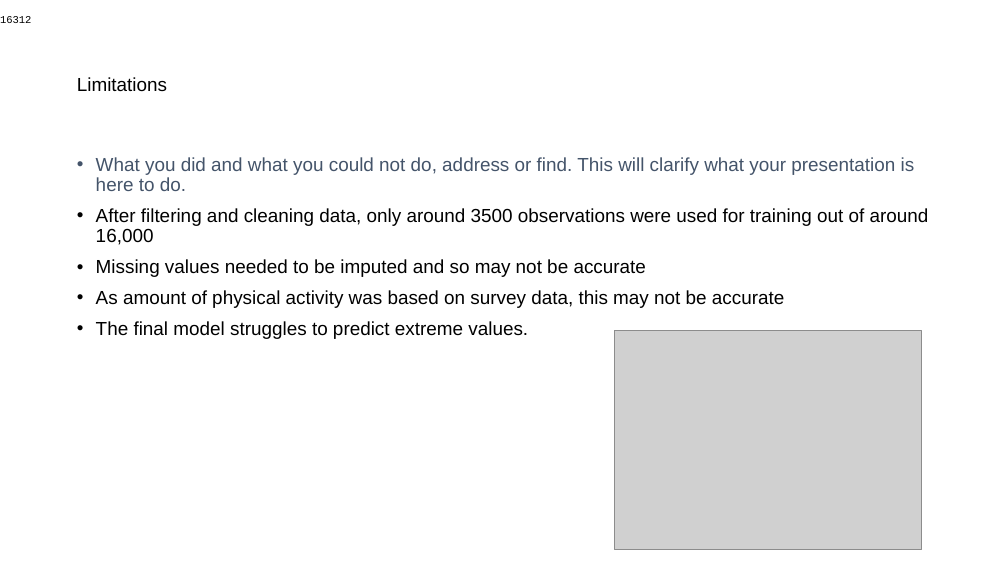
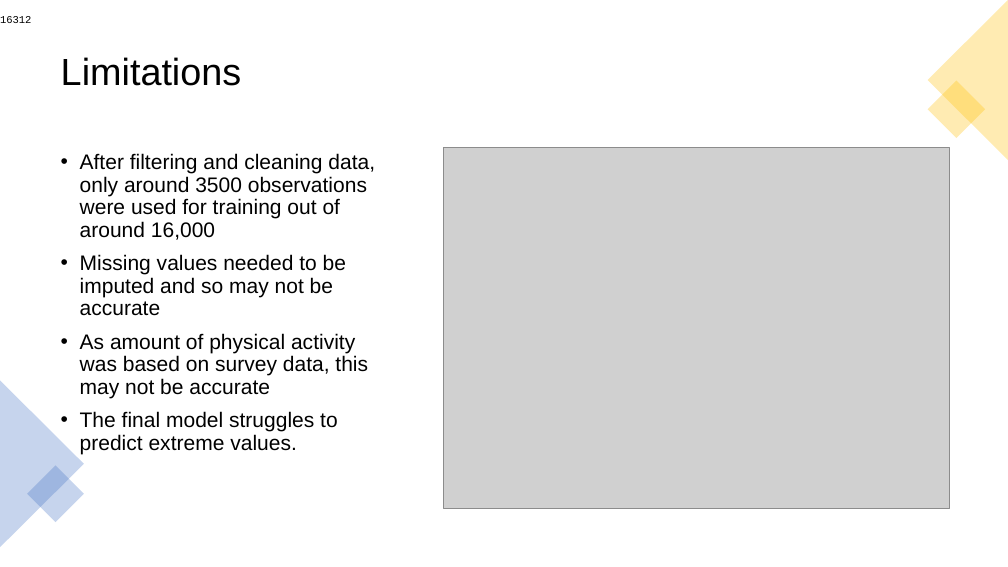
Before and after one commit to mathisme/ThinkfulDSFinalCapstone, a slide deck: slide 9 of Presentation.pptx. Drawn at 1008x567 pixels with LibreOffice and Linux fonts; fonts in the diff are those of the drawing; grey boxes stand for pictures. Boxes give left, top, right and bottom in pixels: in the first picture for what was removed or moved away, otherwise in the second. Text is boxed around its words. In the diff, an @@ line names an element or a change of style, - is before the commit and + after.

```diff
--- a/Presentation.pptx
+++ b/Presentation.pptx
@@ rectangle "16312" at (x1=0, y1=13, x2=34, y2=26): more space between paragraphs @@
@@ title "Limitations" moved from (x1=77, y1=77, x2=167, y2=92) to (x1=61, y1=57, x2=242, y2=86) @@
@@ title "Limitations" at (x1=61, y1=57, x2=242, y2=86): size 18 to 36 pt @@
@@ triangle added at (x1=928, y1=0, x2=1008, y2=160), fill #FFC000 at 30% opacity @@
@@ rectangle added at (x1=928, y1=81, x2=985, y2=139), fill #FFC000 at 30% opacity @@
@@ text "After filtering and cleaning data, ..." moved from (x1=96, y1=157, x2=929, y2=339) to (x1=80, y1=153, x2=375, y2=454) @@
@@ text "After filtering and cleaning data, ..." at (x1=80, y1=153, x2=375, y2=454): size 18 to 20 pt @@
@@ picture resized from (x1=615, y1=331, x2=922, y2=551) to (x1=443, y1=147, x2=949, y2=508) @@
@@ text at (x1=96, y1=157, x2=915, y2=191): paragraph removed @@
-• What you did and what you could not do, address or find. This will clarify what your presentation is here to do.
@@ triangle added at (x1=0, y1=380, x2=84, y2=547), fill #4472C4 at 30% opacity @@
@@ rectangle added at (x1=27, y1=465, x2=84, y2=522), fill #4472C4 at 30% opacity @@
```
Also in this commit, not shown: 8 other slides changed, 6 slides added, 4 slides removed.
